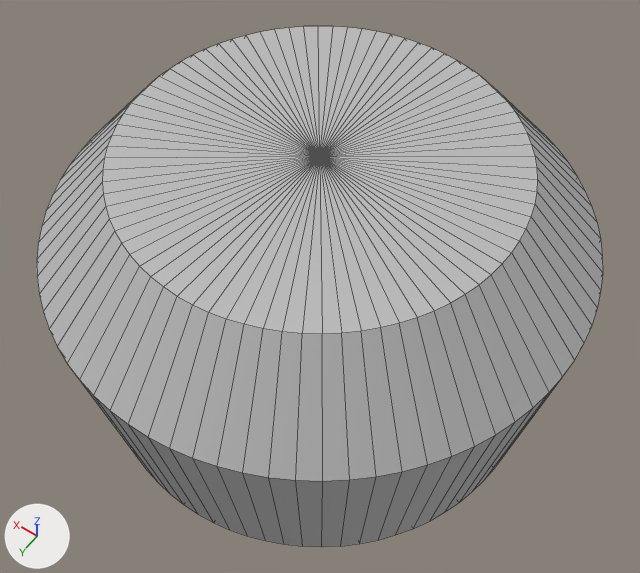
An edit to the FBX model Assets/Cockpit_Layout/cockpit_blockout.fbx, drawn before and after from the same camera.
Both versions are drawn from a camera (50 mm lens) standing at (-2.81, 3.93, 7.11) and looking at (-0.1, 0.14, 1.15). The lights are fixed; the arrows at lower left show +X, +Y and +Z. Mesh edges are drawn as thin lines. Where no turn or scale is listed for an object, it has been applied to the vertices.

In view in the first picture: 'ship_hull'.
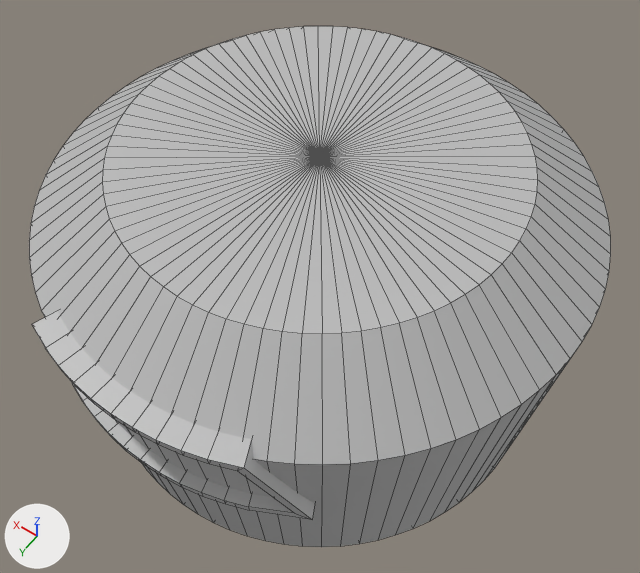
What the commit changed:
me_mesh_001 has 242 vertices, 320 faces and spans x -2.25..2.25, y -2.25..2.25, z 0.0..2.5.
me_mesh_001 is used by ob_ship_hull; location (0.0, 0.0, 0.0).
me_mesh_001 part 1: all 80 vertices in x -2.25..2.25, y -2.25..2.25, z 1.75 are moved by (0.0, 0.0, 0.23).
Mesh me_mesh_002 is new.
It has 96 vertices, 96 faces and spans x -1.27..1.27, y 1.67..2.35, z 1.15..2.06.
It uses material mat_lambert1 (grey #bcbcbc).
Object 'ship_window' (ob_ship_window) is new; it shows me_mesh_002.
Its location is (0.0, 0.0, 0.0).

Pixel boxes [x1, y1, x2, y2] of what changed, in the pictures (640 x 573 px; the box of a moved part takes in the faces that stretch with it):
'ship_hull', reshaped
    before: [37, 26, 603, 547]
    after: [29, 26, 611, 547]
'ship_window', added
    after: [32, 311, 315, 519]
part 1 of me_mesh_001, moved or reshaped
    before: [37, 93, 603, 547]
    after: [29, 43, 611, 547]
